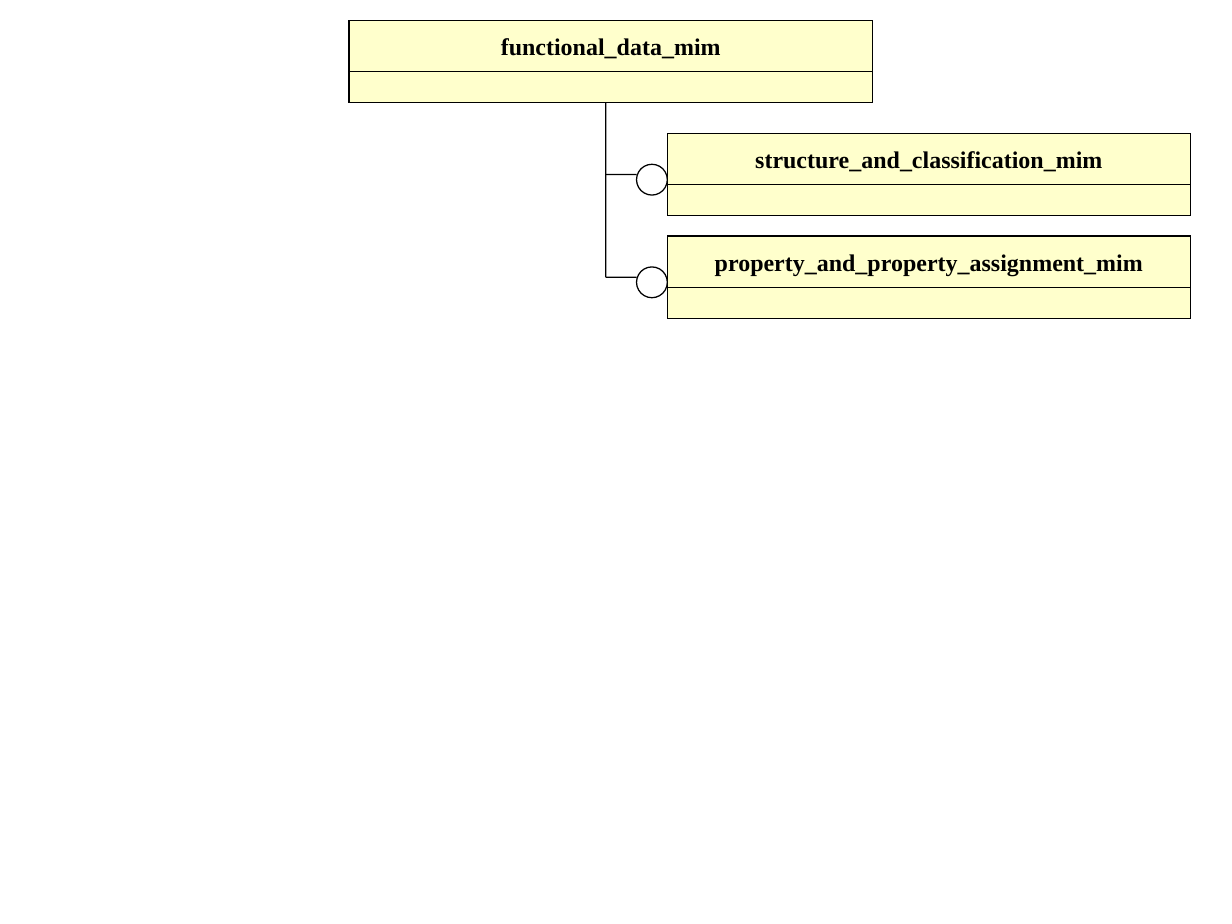
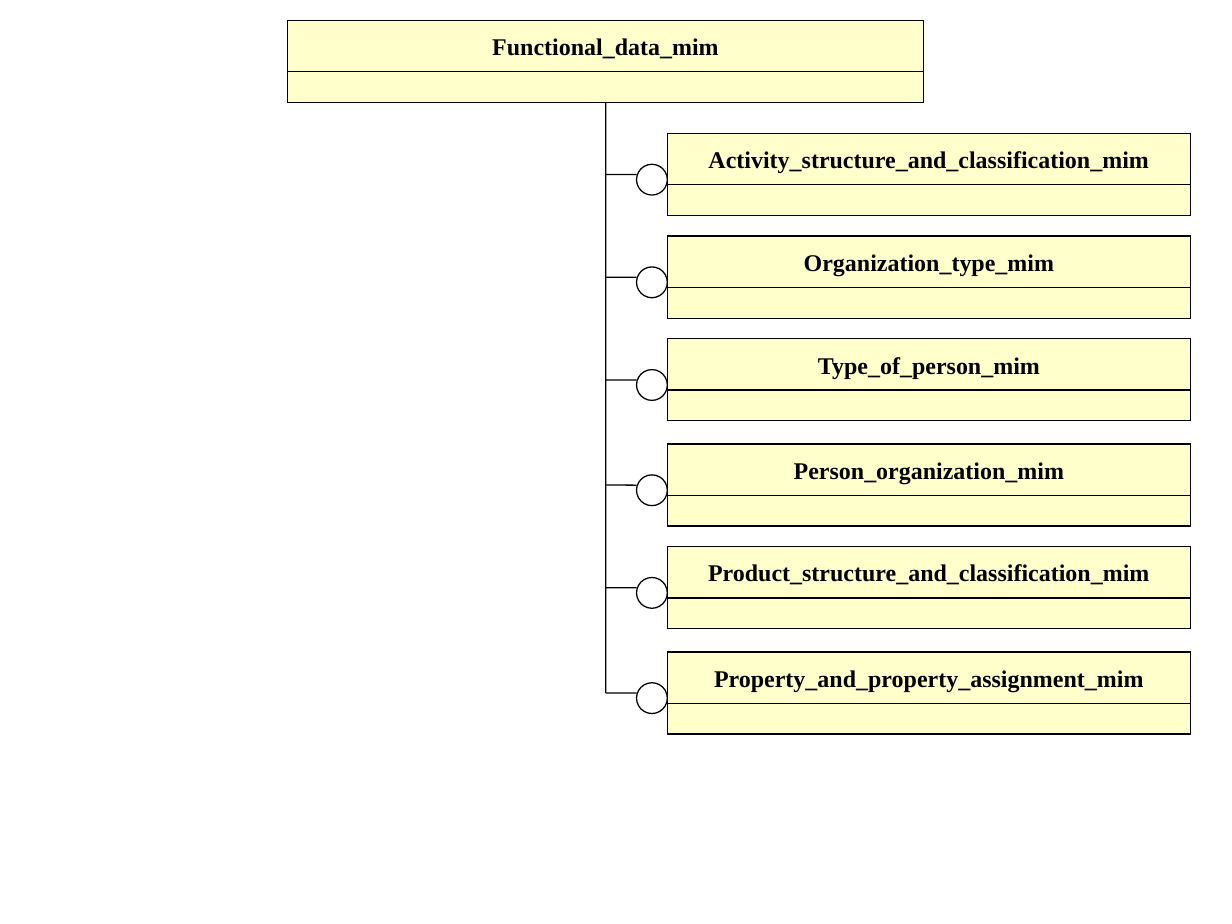
Before and after one commit to starseeker/stepmod_mirror, a slide deck: slide 7 of data/modules/functional_data/functional_data.ppt (slide 6 before the commit). Drawn at 1232x924 pixels with LibreOffice and Linux fonts; fonts in the diff are those of the drawing. Boxes give left, top, right and bottom in pixels: in the first picture for what was removed or moved away, otherwise in the second. Text is boxed around its words. In the diff, an @@ line names an element or a change of style, - is before the commit and + after.

```diff
--- a/data/modules/functional_data/functional_data.ppt
+++ b/data/modules/functional_data/functional_data.ppt
@@ rectangle "Functional_data_mim": place and size @@
-rectangle "Functional_data_mim" at [349,21,872,73]
+rectangle "Functional_data_mim" at [287,21,924,73]
@@ text in rectangle at [492,38,718,59]: text changed @@
-functional_data_mim
+Functional_data_mim
@@ rectangle: place and size @@
-rectangle at [349,71,872,102]
+rectangle at [287,71,924,102]
@@ line added from (606, 692) to (606, 102), #000000 0.74 pt @@
@@ text in rectangle at [708,151,1148,173]: text changed @@
-structure_and_classification_mim
+Activity_structure_and_classification_mim
@@ rectangle added at [668,237,1191,288], fill #FFFFCC, outline #000000 0.74 pt, 14 pt, text #000000, bold @@
+Organization_type_mim
@@ rectangle added at [668,339,1191,391], fill #FFFFCC, outline #000000 0.74 pt, 14 pt, text #000000, bold @@
+Type_of_person_mim
@@ line added from (606, 379) to (637, 379), #000000 0.74 pt @@
@@ ellipse added at [637,370,668,400], fill #FFFFFF, outline #000000 0.74 pt @@
@@ rectangle added at [668,391,1191,421], fill #FFFFCC, outline #000000 0.74 pt @@
@@ rectangle added at [668,444,1191,495], fill #FFFFCC, outline #000000 0.74 pt, 14 pt, text #000000, bold @@
+Person_organization_mim
@@ ellipse added at [637,474,668,505], fill #FFFFFF, outline #000000 0.74 pt @@
@@ line added from (606, 485) to (637, 485), #000000 0.74 pt @@
@@ rectangle added at [668,495,1191,526], fill #FFFFCC, outline #000000 0.74 pt @@
@@ rectangle added at [668,547,1191,599], fill #FFFFCC, outline #000000 0.74 pt, 14 pt, text #000000, bold @@
+Product_structure_and_classification_mim
@@ line added from (606, 588) to (637, 588), #000000 0.74 pt @@
@@ ellipse added at [637,578,668,609], fill #FFFFFF, outline #000000 0.74 pt @@
@@ rectangle added at [668,598,1191,628], fill #FFFFCC, outline #000000 0.74 pt @@
@@ rectangle "Property_and_property_assignment_mim": place and size @@
-rectangle "Property_and_property_assignment_mim" at [668,237,1191,288]
+rectangle "Property_and_property_assignment_mim" at [668,652,1191,703]
@@ ellipse added at [637,683,668,713], fill #FFFFFF, outline #000000 0.74 pt @@
@@ text in rectangle at [714,670,1143,693]: text changed @@
-property_and_property_assignment_mim
+Property_and_property_assignment_mim
@@ line added from (606, 694) to (637, 694), #000000 0.74 pt @@
@@ rectangle added at [668,703,1191,734], fill #FFFFCC, outline #000000 0.74 pt @@
```
Also in this commit, not shown: 5 other slides changed, 6 slides added, 4 slides removed, 21 other files.
